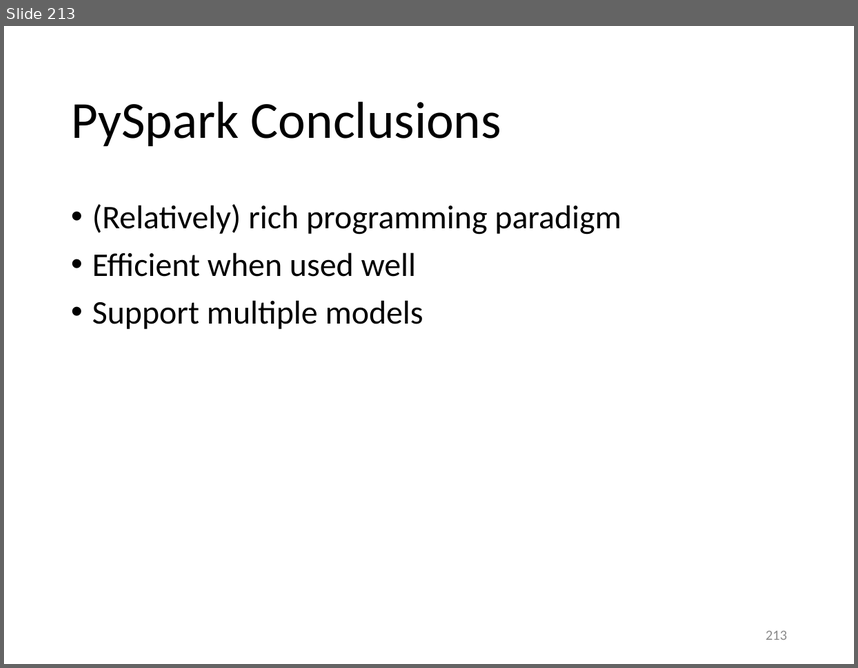
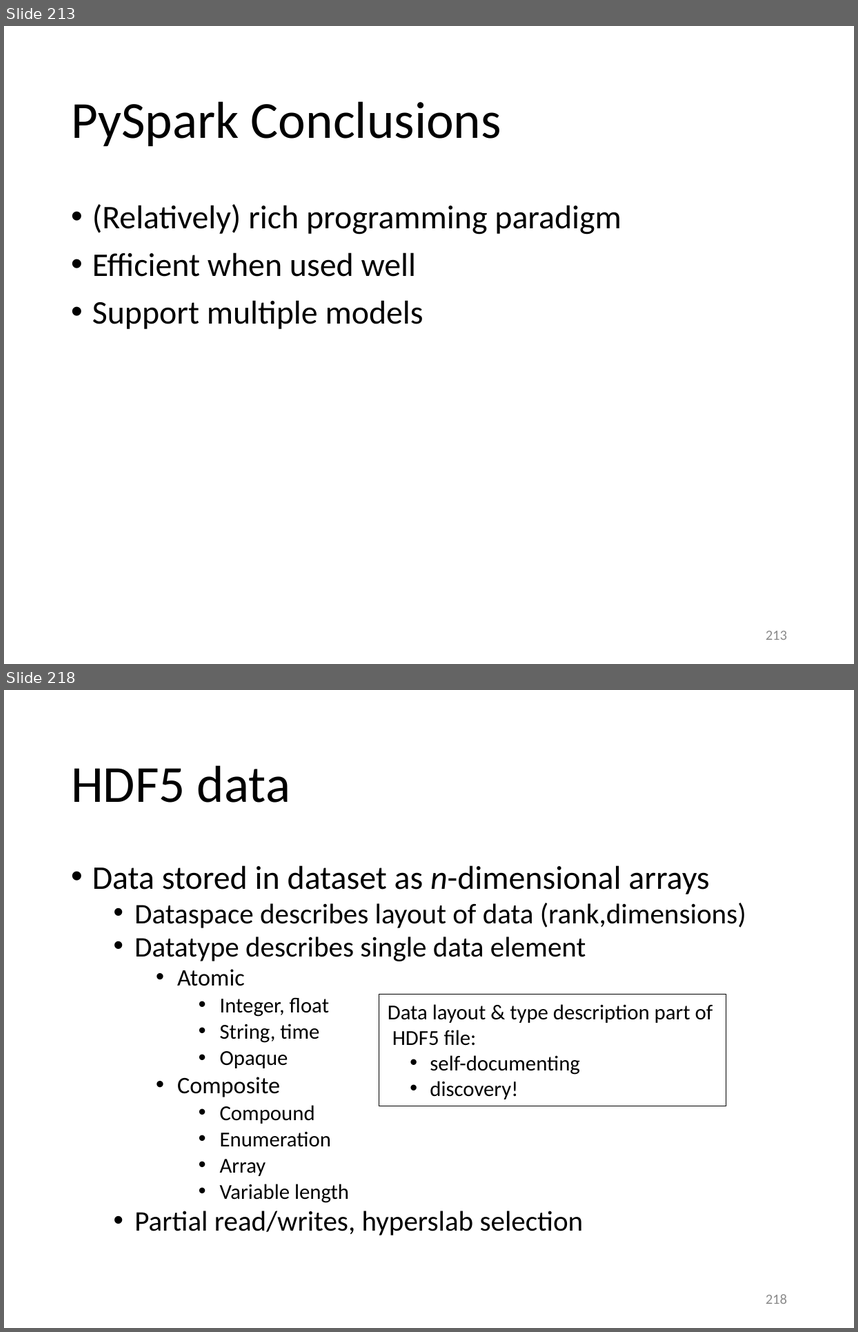
Before and after one commit to gjbex/Python-for-HPC, a slide deck: python_for_hpc.pptx. Shown one above the other, each under a label of ours: slide 213 before the commit, slides 213 and 218 after it; the slides between them are not shown. The pictures are 858x668 and 858x1332 pixels, drawn with LibreOffice and Linux fonts; fonts in the diff are those of the drawing. Boxes give left, top, right and bottom in pixels: in the first picture for what was removed or moved away, otherwise in the second. Text is boxed around its words. In the diff, an @@ line names an element or a change of style, - is before the commit and + after.

```diff
--- a/python_for_hpc.pptx
+++ b/python_for_hpc.pptx
@@ slide 218 added at box(4, 690, 854, 1328), background #FFFFFF @@
@@ title added at box(71, 765, 290, 802), 44 pt, text #000000 @@
+HDF5 data
@@ text added at box(92, 865, 746, 1235), 24 pt, text #000000 @@
+• Data stored in dataset as n-dimensional arrays
+  • Dataspace describes layout of data (rank,dimensions)
+  • Datatype describes single data element
+    • Atomic
+      • Integer, float
+      • String, time
+      • Opaque
+    • Composite
+      • Compound
+      • Enumeration
+      • Array
+      • Variable length
+  • Partial read/writes, hyperslab selection
@@ rectangle added at box(379, 994, 726, 1105), outline #000000 0.75 pt, 18 pt, text #000000 @@
+Data layout & type description part of
+HDF5 file:
+  • self-documenting
+  • discovery!
@@ page number added at box(766, 1294, 787, 1303), 12 pt, text #8C8C8C @@
+218
```
Also in this commit, not shown: 14 other slides added.
